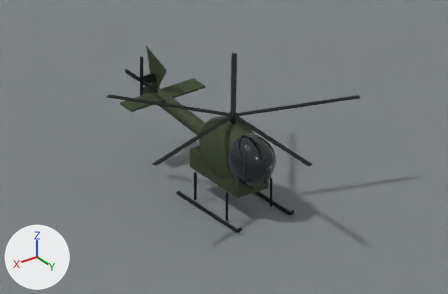
The Blender file blender/fleet/models/500md.blend, before and after one commit.
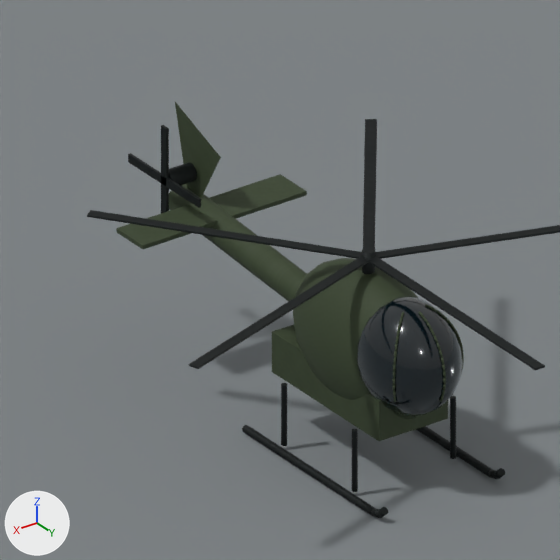
Old and new are each drawn from the file's camera 'ComparisonCamera' and again close up on the part from 15% to 71% of the width and 0% to 86% of the height. Arrows for +X, +Y and +Z are at lower left; the lights stay in place. The older version's two pictures come first.

In view in the first close-up: '500D rotor blade', '500D rotor blade.001', '500D rotor blade.002', '500D rotor blade.003', '500D rotor blade.004', 'ComparisonFloor', 'Hull_MVP olive paint', 'Hull_MVP optical glass', 'RunningGear_MVP exposed metal', 'Tail_MVP exposed metal', 'Tail_MVP olive paint' and 5 more.
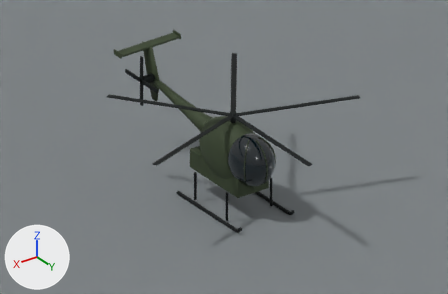
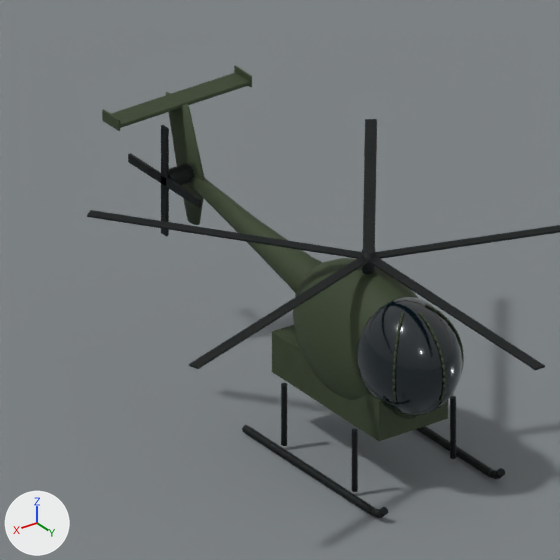
Commit message: Match the 500MD high stabilizer and tapered tail to the Army photograph

What differs and where, as boxes (x1, y1, x2, y2) in the close-ups (560 x 560 px):
'Tail_MVP olive paint', deleted (green)
    before: (116, 102, 307, 302)
'Tapered tail boom', added (green)
    after: (189, 177, 322, 294)
'High stabilizer', added (green)
    after: (111, 72, 250, 128)
'Swept tail fin', added
    after: (165, 92, 205, 225)
'Stabilizer tip plate.001', added
    after: (102, 109, 120, 131)
'Stabilizer tip plate', added
    after: (234, 66, 252, 87)

Patch to the scene script:
```diff
--- a/blender/fleet/models/500md.blend.py
+++ b/blender/fleet/models/500md.blend.py
@@ me_cube_008 @@
+me_cube_008.from_pydata(...)  # 56 vertices, 54 faces; spans x -0.016..0.016, y -0.19..0.19, z -0.085..0.085
+me_cube_008.materials.append(mat_mvp_olive_paint)
@@ me_cube_006 @@
+me_cube_006.from_pydata(...)  # 56 vertices, 54 faces; spans x -1.08..1.08, y -0.17..0.17, z -0.03..0.03
+me_cube_006.materials.append(mat_mvp_olive_paint)
@@ me_swept_tail_fin @@
+me_swept_tail_fin.from_pydata(...)  # 72 vertices, 140 faces; spans x -0.06..0.06, y -4.61..-3.71, z 1.98..3.64
+me_swept_tail_fin.materials.append(mat_mvp_olive_paint)
@@ me_tapered_tail_boom @@
+me_tapered_tail_boom.from_pydata(...)  # 96 vertices, 188 faces; spans x -0.34..0.34, y -4.05..-0.85, z 1.86..2.74
+me_tapered_tail_boom.materials.append(mat_mvp_olive_paint)
@@ ob_tail_mvp_olive_paint @@
-ob_tail_mvp_olive_paint = bpy.data.objects.new('Tail_MVP olive paint', me_cylinder)
-ob_tail_mvp_olive_paint.parent = ob_tail
-ob_tail_mvp_olive_paint.location = (0.0, -2.814, 2.1)
-ob_tail_mvp_olive_paint.rotation_euler = (1.491, 0.0, 0.0)  # degrees (85, 0, 0)
@@ ob_stabilizer_tip_plate_001 @@
+ob_stabilizer_tip_plate_001 = bpy.data.objects.new('Stabilizer tip plate.001', me_cube_008)
+ob_stabilizer_tip_plate_001.parent = ob_tail
+ob_stabilizer_tip_plate_001.location = (1.07, -4.35, 3.66)
@@ ob_stabilizer_tip_plate @@
+ob_stabilizer_tip_plate = bpy.data.objects.new('Stabilizer tip plate', me_cube_008.copy())
+ob_stabilizer_tip_plate.parent = ob_tail
+ob_stabilizer_tip_plate.location = (-1.07, -4.35, 3.66)
@@ ob_high_stabilizer @@
+ob_high_stabilizer = bpy.data.objects.new('High stabilizer', me_cube_006)
+ob_high_stabilizer.parent = ob_tail
+ob_high_stabilizer.location = (0.0, -4.35, 3.63)
@@ ob_swept_tail_fin @@
+ob_swept_tail_fin = bpy.data.objects.new('Swept tail fin', me_swept_tail_fin)
+ob_swept_tail_fin.parent = ob_tail
+ob_swept_tail_fin.location = (0.0, 0.0, 0.0)
@@ ob_tapered_tail_boom @@
+ob_tapered_tail_boom = bpy.data.objects.new('Tapered tail boom', me_tapered_tail_boom)
+ob_tapered_tail_boom.parent = ob_tail
+ob_tapered_tail_boom.location = (0.0, 0.0, 0.0)
```
